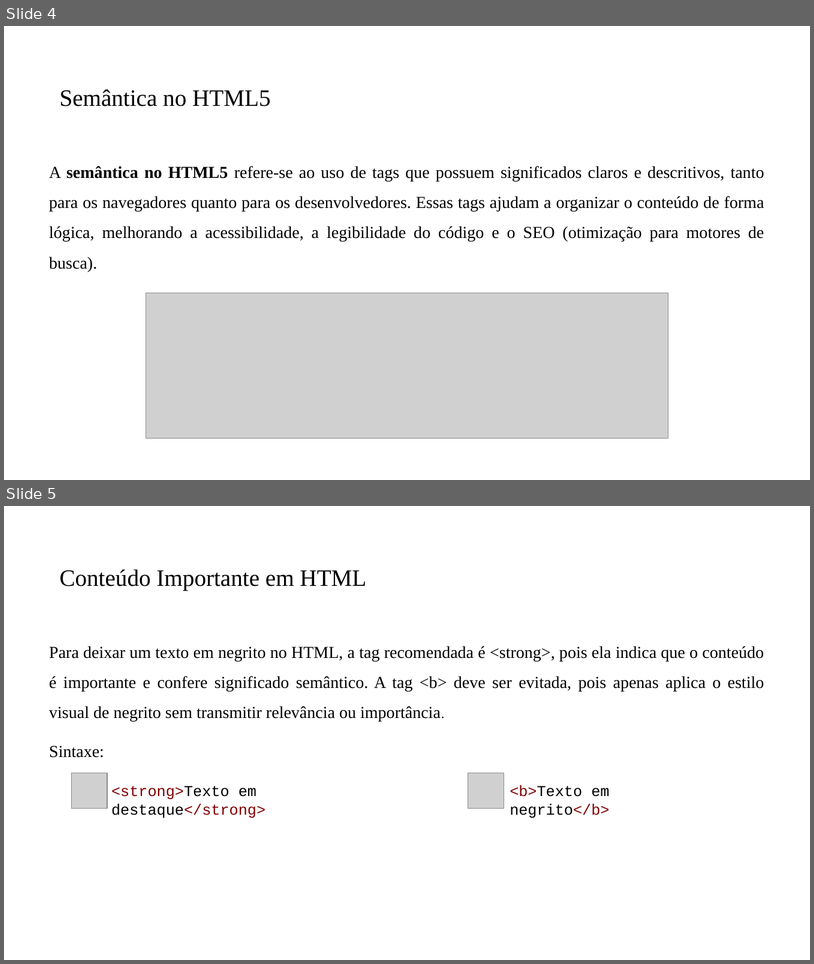
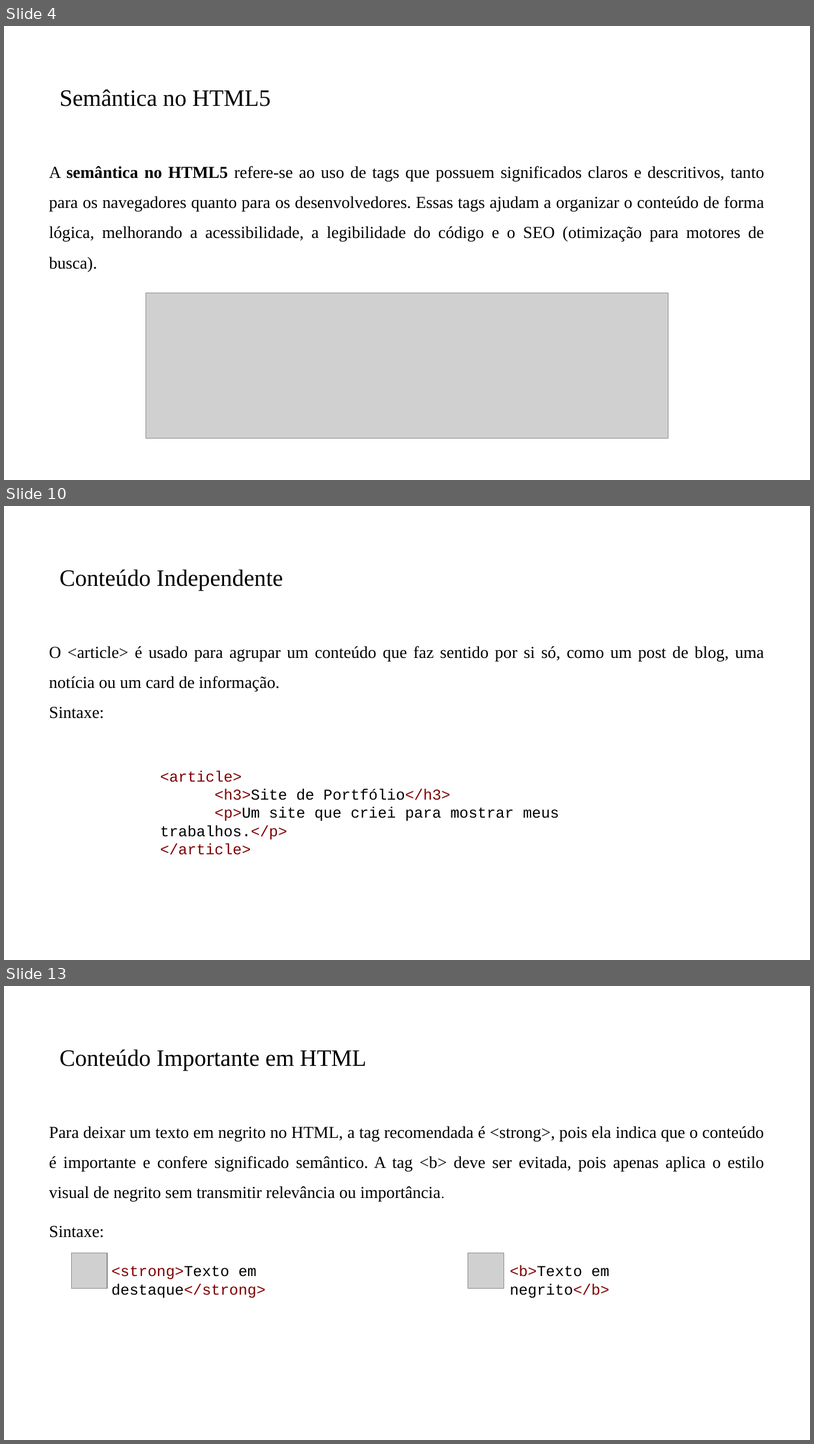
Before and after one commit to PedroMiho/Logica-de-Programacao, a slide deck: Módulo 01 - HTML e CSS/Aula 03 - Semantica em HTML/Semantica no HTML.pptx. Shown one above the other, each under a label of ours: slides 4 and 5 before the commit, slides 4, 10 and 13 after it; the slides between them are not shown. The pictures are 814x964 and 814x1444 pixels, drawn with LibreOffice and Linux fonts; fonts in the diff are those of the drawing; grey boxes stand for pictures; background and template pictures are left out. Boxes give left, top, right and bottom in pixels: in the first picture for what was removed or moved away, otherwise in the second. Text is boxed around its words. In the diff, an @@ line names an element or a change of style, - is before the commit and + after.

```diff
--- a/Módulo 01 - HTML e CSS/Aula 03 - Semantica em HTML/Semantica no HTML.pptx
+++ b/Módulo 01 - HTML e CSS/Aula 03 - Semantica em HTML/Semantica no HTML.pptx
@@ slide 10 added at [4, 506, 810, 960], background #FFFFFF @@
@@ title added at [60, 569, 283, 590], 28 pt, text #000000 @@
+Conteúdo Independente
@@ text added at [49, 646, 764, 718], 20 pt, text #000000 @@
+O <article> é usado para agrupar um conteúdo que faz sentido por si só, como um post de blog, uma notícia ou um card de informação.
+Sintaxe:
@@ text added at [160, 770, 560, 840], 18 pt, text #000000 @@
+<article>
+<h3>Site de Portfólio</h3>
+<p>Um site que criei para mostrar meus trabalhos.</p>
+</article>
@@ what was slide 5 is now slide 13 @@
```
Also in this commit, not shown: 9 other slides added, 2 other files.
